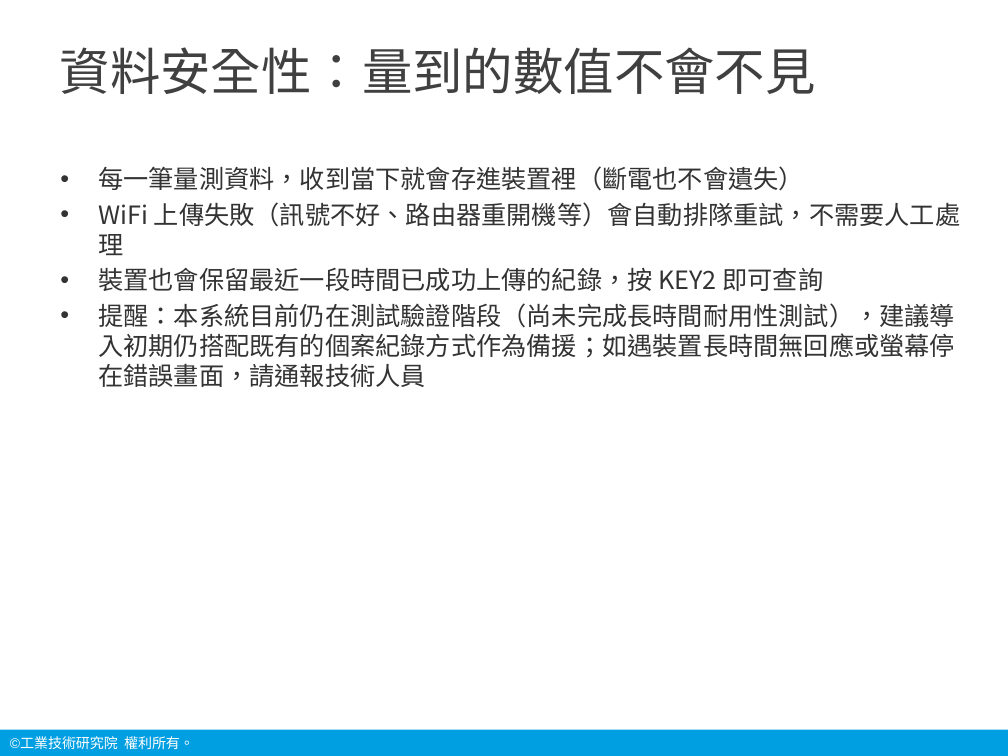
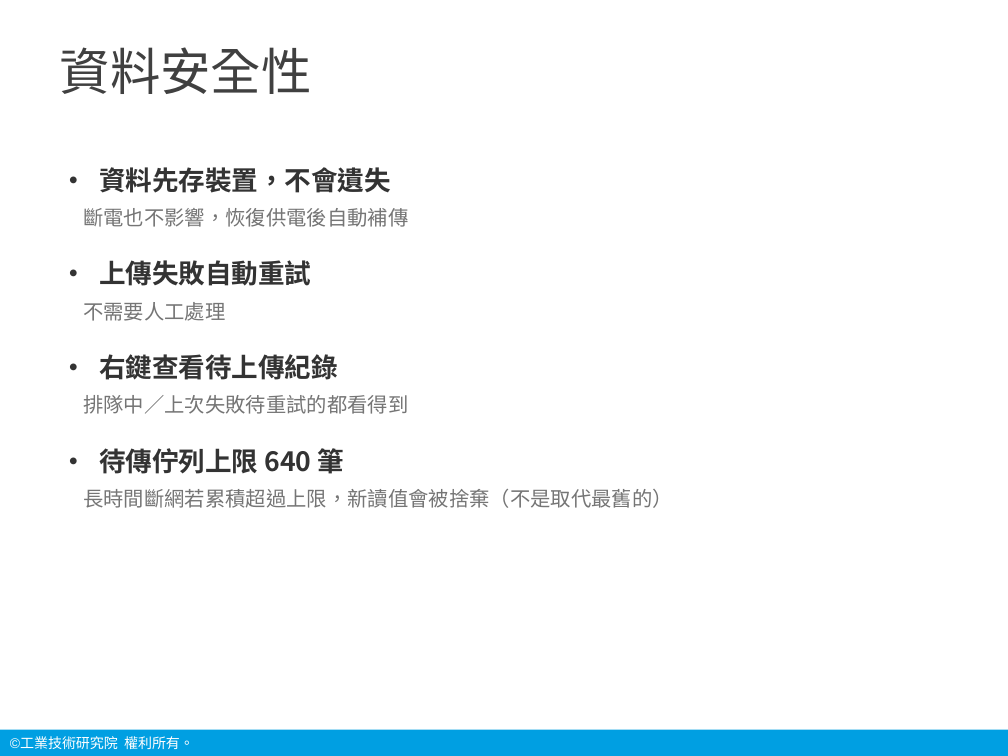
Before and after one commit to chanwunkong/pico-vitals-gateway, a slide deck: slide 24 of 說明/生理訊號中繼裝置_操作說明.pptx (slide 13 before the commit). Drawn at 1008x756 pixels with LibreOffice and Linux fonts; fonts in the diff are those of the drawing; background and template pictures are left out. Boxes give left, top, right and bottom in pixels: in the first picture for what was removed or moved away, otherwise in the second. Text is boxed around its words. In the diff, an @@ line names an element or a change of style, - is before the commit and + after.

```diff
--- a/說明/生理訊號中繼裝置_操作說明.pptx
+++ b/說明/生理訊號中繼裝置_操作說明.pptx
@@ title at (x1=60, y1=47, x2=312, y2=94): text changed @@
-資料安全性：量到的數值不會不見
+資料安全性
@@ text at (x1=83, y1=167, x2=673, y2=508): text changed; size 18 to 14.5 pt; text colour #333333 to #757575 @@
-• 每一筆量測資料，收到當下就會存進裝置裡（斷電也不會遺失）
-• WiFi 上傳失敗（訊號不好、路由器重開機等）會自動排隊重試，不需要人工處理
-• 裝置也會保留最近一段時間已成功上傳的紀錄，按 KEY2 即可查詢
-• 提醒：本系統目前仍在測試驗證階段（尚未完成長時間耐用性測試），建議導入初期仍搭配既有的個案紀錄方式作為備援；如遇裝置長時間無回應或螢幕停在錯誤畫面，請通報技術人員
+• 資料先存裝置，不會遺失
+斷電也不影響，恢復供電後自動補傳
+• 上傳失敗自動重試
+不需要人工處理
+• 右鍵查看待上傳紀錄
+排隊中／上次失敗待重試的都看得到
+• 待傳佇列上限 640 筆
+長時間斷網若累積超過上限，新讀值會被捨棄（不是取代最舊的）
```
Also in this commit, not shown: 9 other slides changed, 16 slides added, 6 slides removed, 32 other files.
